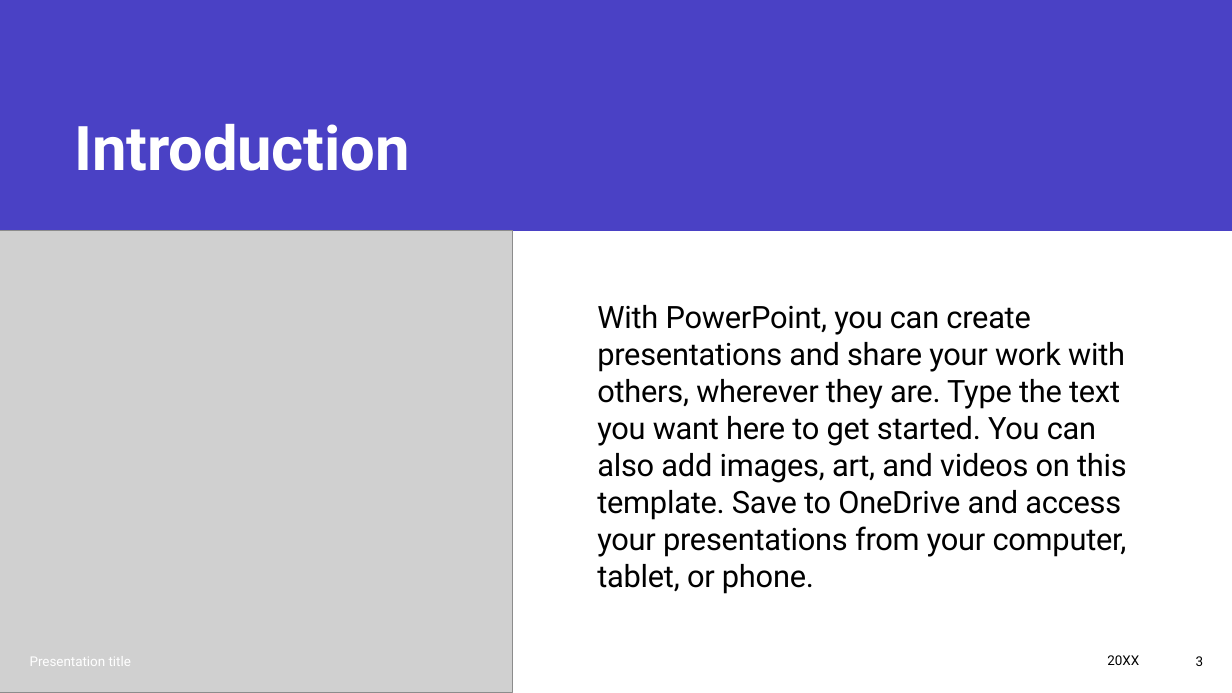
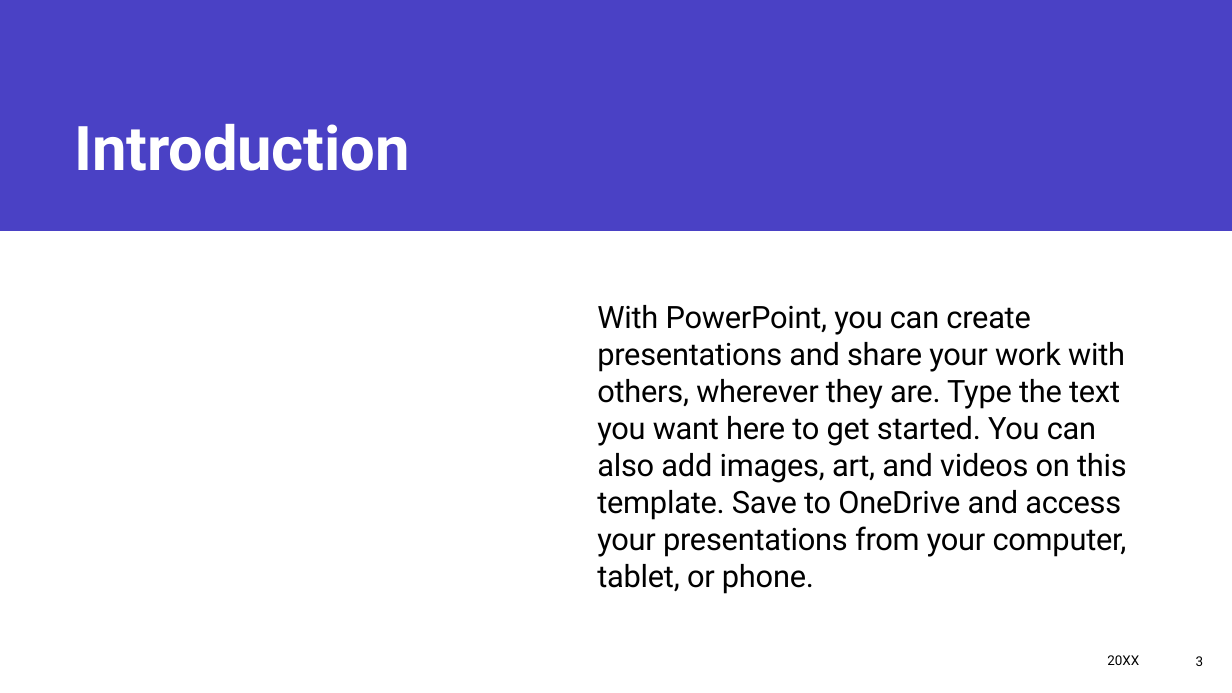
Before and after one commit to suhasburavalla/Fantasy-Baseball-Projections, a slide deck: slide 3 of Standup Meeting 1 Presentation.pptx. Drawn at 1232x693 pixels with LibreOffice and Linux fonts; fonts in the diff are those of the drawing; grey boxes stand for pictures. Boxes give left, top, right and bottom in pixels: in the first picture for what was removed or moved away, otherwise in the second. Text is boxed around its words. In the diff, an @@ line names an element or a change of style, - is before the commit and + after.

```diff
--- a/Standup Meeting 1 Presentation.pptx
+++ b/Standup Meeting 1 Presentation.pptx
@@ picture removed at (x1=0, y1=231, x2=512, y2=693) @@
@@ text removed at (x1=30, y1=657, x2=131, y2=666) @@
-Presentation title
```
Also in this commit, not shown: 4 other slides changed, 1 slide added, 3 slides removed.
